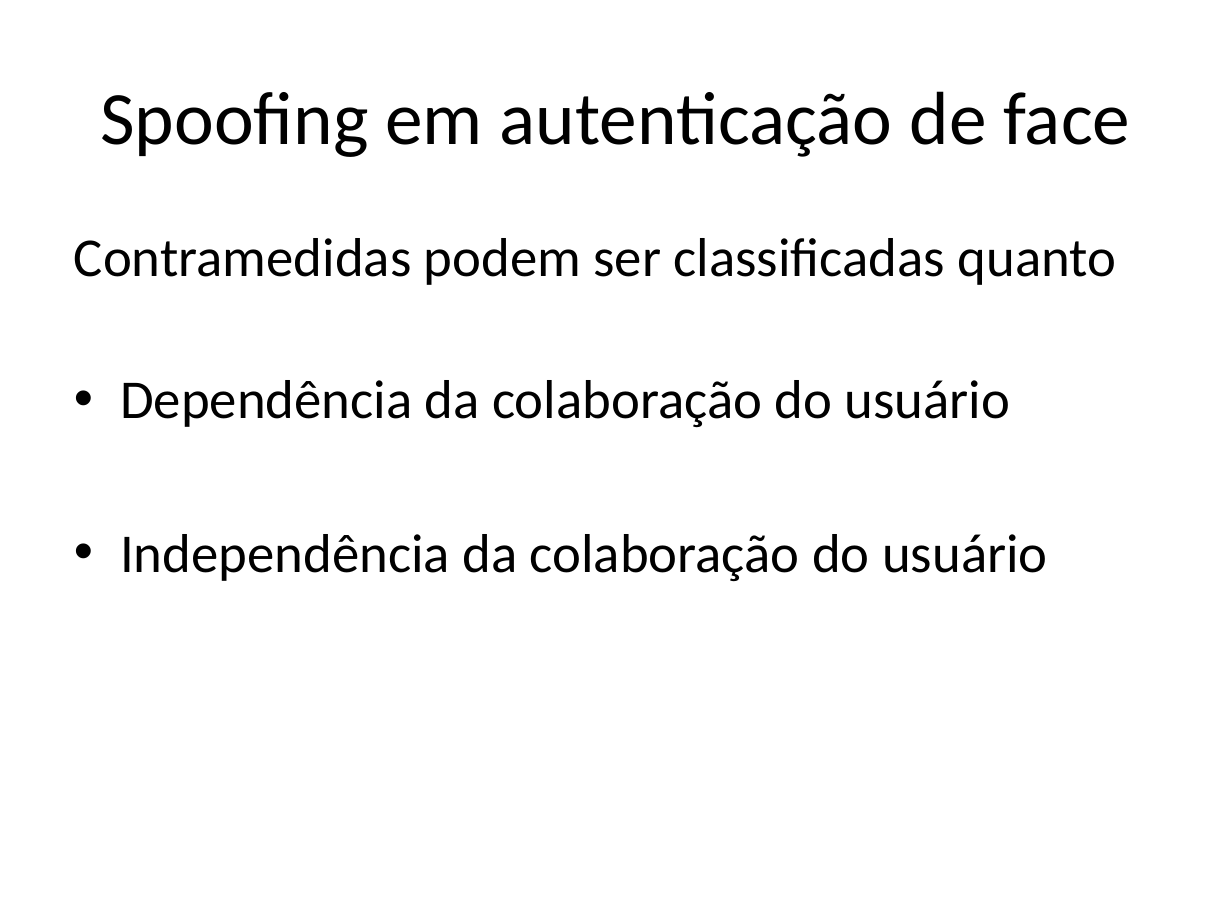
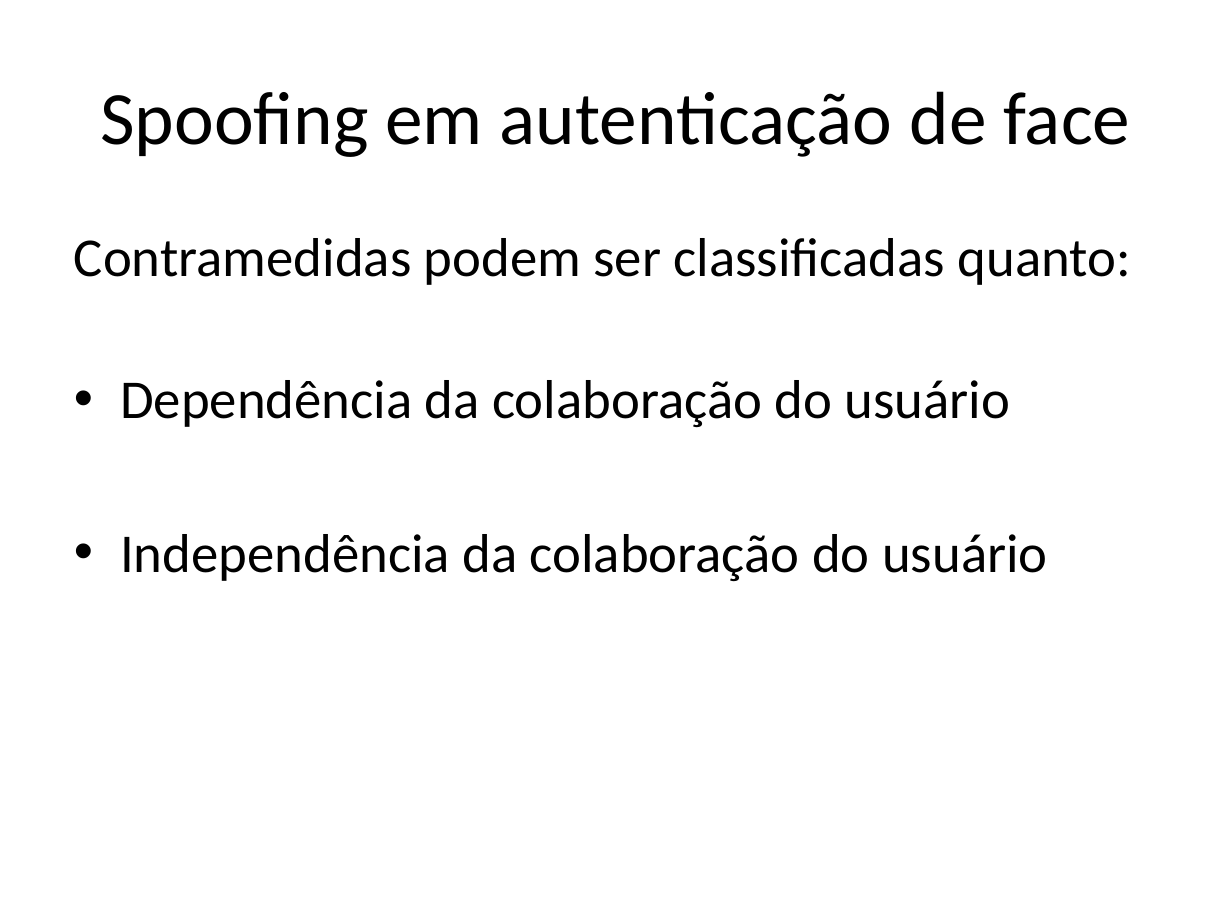
Before and after one commit to tiagofrepereira2012/masters_thesis, a slide deck: slide 18 of qualification/presentation/Presentation.pptx. Drawn at 1232x924 pixels with LibreOffice and Linux fonts; fonts in the diff are those of the drawing. Boxes give left, top, right and bottom in pixels: in the first picture for what was removed or moved away, otherwise in the second. Text is boxed around its words. In the diff, an @@ line names an element or a change of style, - is before the commit and + after.

```diff
--- a/qualification/presentation/Presentation.pptx
+++ b/qualification/presentation/Presentation.pptx
@@ text at (x1=74, y1=238, x2=1131, y2=285): text changed @@
-Contramedidas podem ser classificadas quanto
+Contramedidas podem ser classificadas quanto:
```
Also in this commit, not shown: 9 other slides changed, 7 slides added, 2 slides removed.
